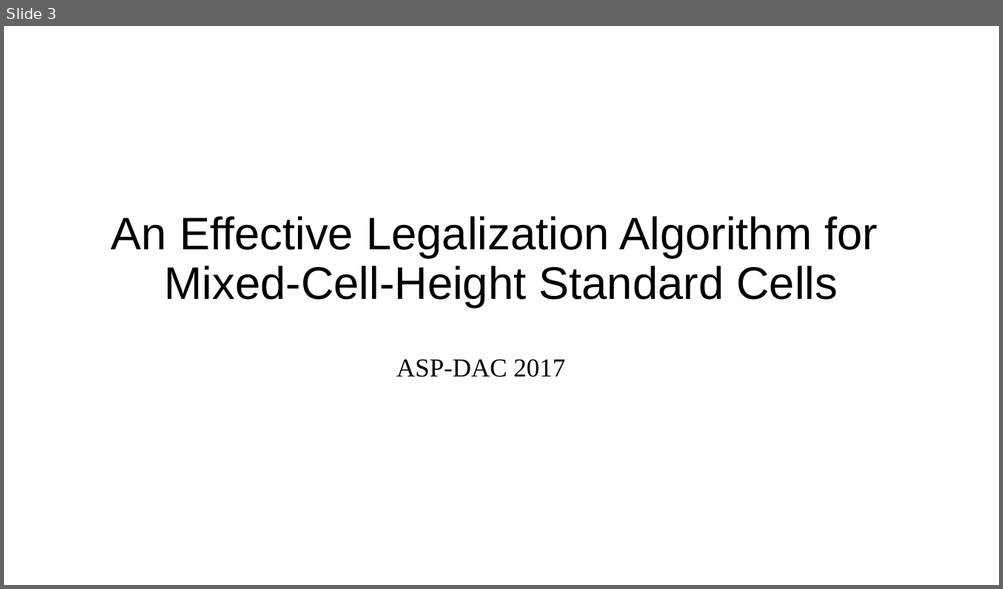
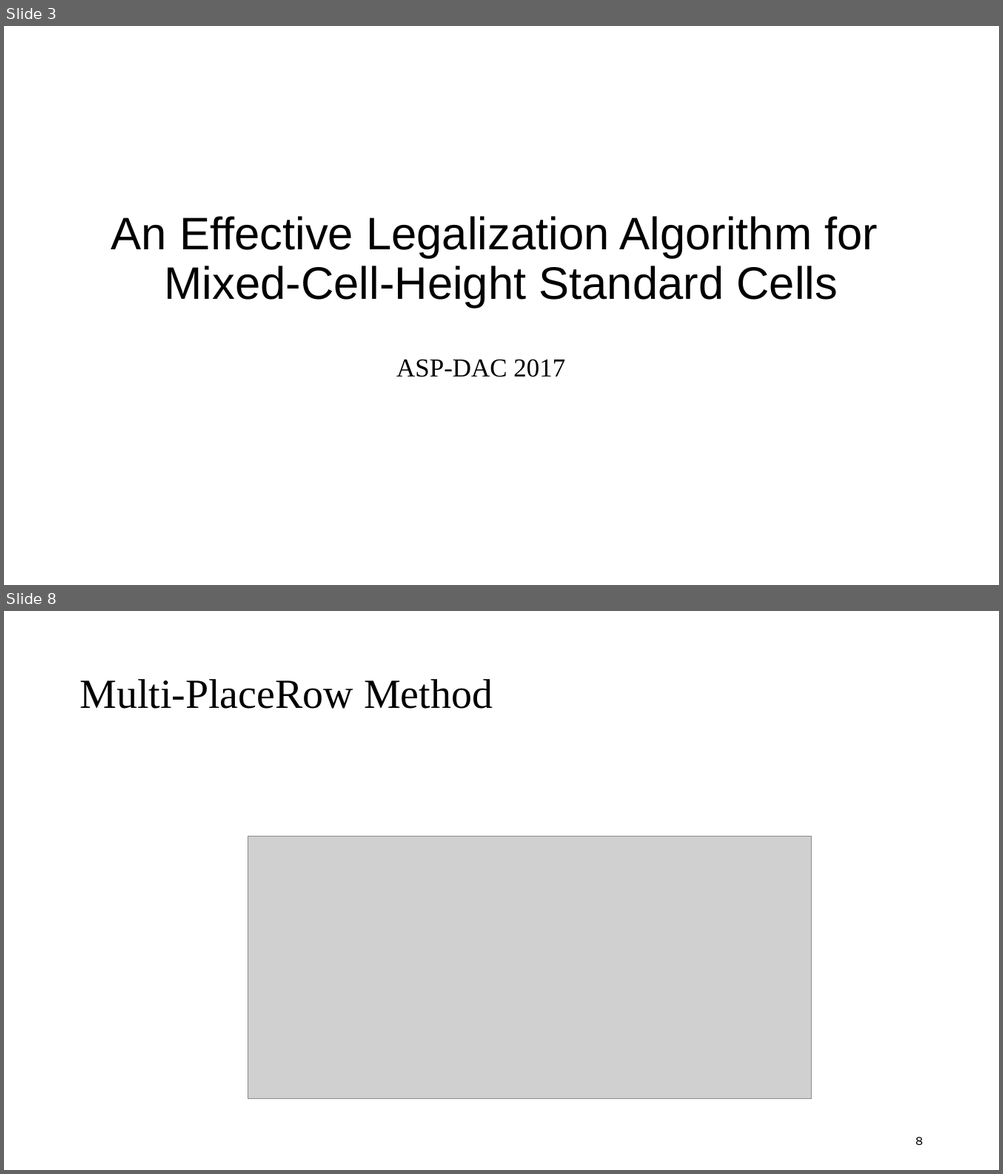
Before and after one commit to demon02130101/Lab, a slide deck: ICCAD/進度報告/0418.pptx. Shown one above the other, each under a label of ours: slide 3 before the commit, slides 3 and 8 after it; the slides between them are not shown. The pictures are 1003x589 and 1003x1174 pixels, drawn with LibreOffice and Linux fonts; fonts in the diff are those of the drawing; grey boxes stand for pictures. Boxes give left, top, right and bottom in pixels: in the first picture for what was removed or moved away, otherwise in the second. Text is boxed around its words. In the diff, an @@ line names an element or a change of style, - is before the commit and + after.

```diff
--- a/ICCAD/進度報告/0418.pptx
+++ b/ICCAD/進度報告/0418.pptx
@@ slide 8 added at (4,611,999,1170), background #FFFFFF @@
@@ title added at (79,679,492,709), 40 pt, text #000000 @@
+Multi-PlaceRow Method
@@ picture added at (248,836,811,1099) @@
@@ page number added at (915,1137,922,1146), 12 pt, text #000000 @@
+8
```
Also in this commit, not shown: 1 slide changed, 5 other slides added, 2 slides removed, 5 other files.
